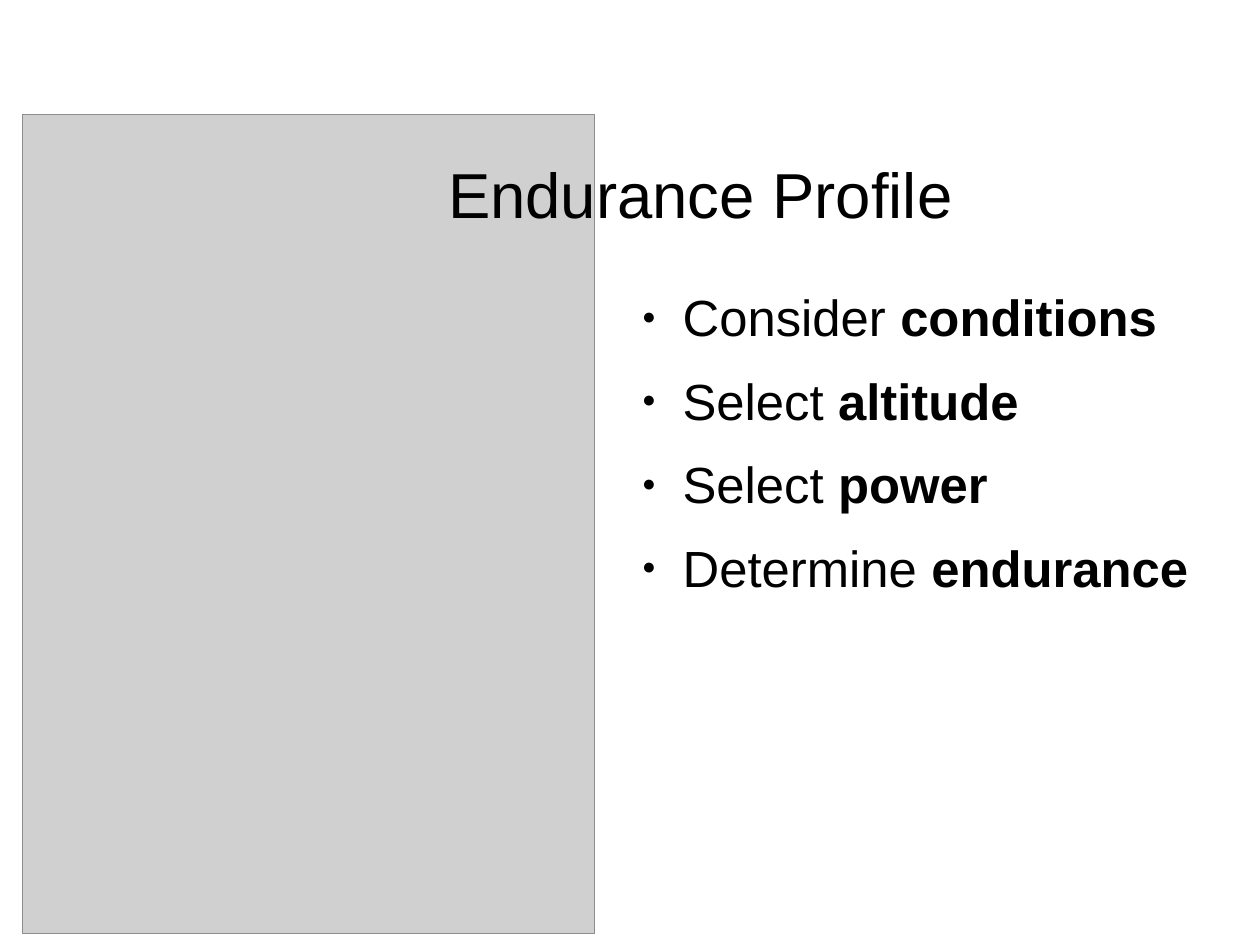
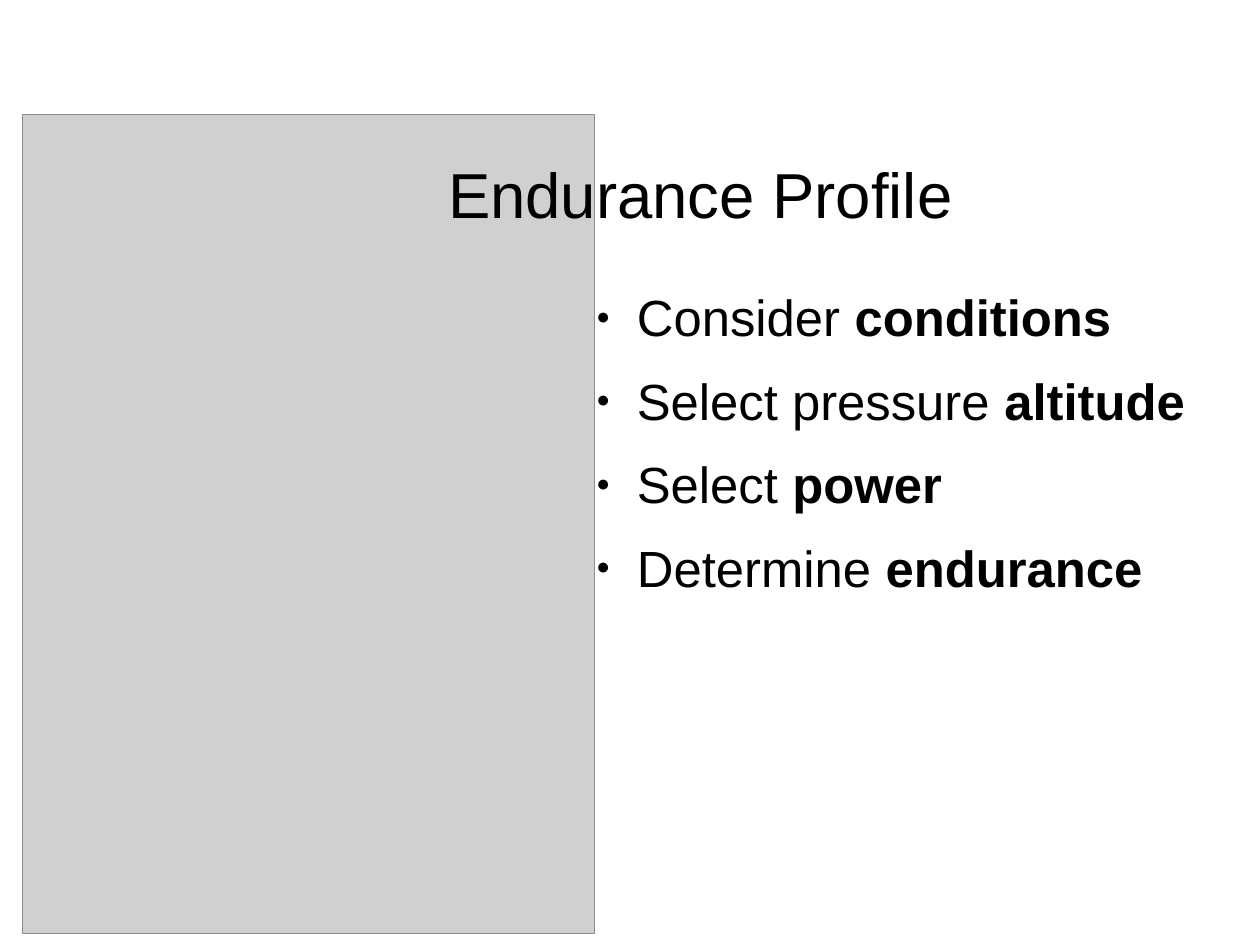
Before and after one commit to stephanheinemann/flight, a slide deck: slide 11 of FI/RangeAndEndurance/RangeAndEndurance.odp. Drawn at 1260x945 pixels with LibreOffice and Linux fonts; fonts in the diff are those of the drawing; grey boxes stand for pictures; background and template pictures are left out. Boxes give left, top, right and bottom in pixels: in the first picture for what was removed or moved away, otherwise in the second. Text is boxed around its words. In the diff, an @@ line names an element or a change of style, - is before the commit and + after.

Commit message:
changed turns and range-endurance presentations

```diff
--- a/FI/RangeAndEndurance/RangeAndEndurance.odp
+++ b/FI/RangeAndEndurance/RangeAndEndurance.odp
@@ text "Consider conditions" moved from (x1=683, y1=299, x2=1188, y2=588) to (x1=637, y1=299, x2=1184, y2=588) @@
@@ text at (x1=637, y1=383, x2=1184, y2=430): text changed; bold off @@
-● Select altitude
+● Select pressure altitude
```
Also in this commit, not shown: 6 other slides changed, 13 other files.
